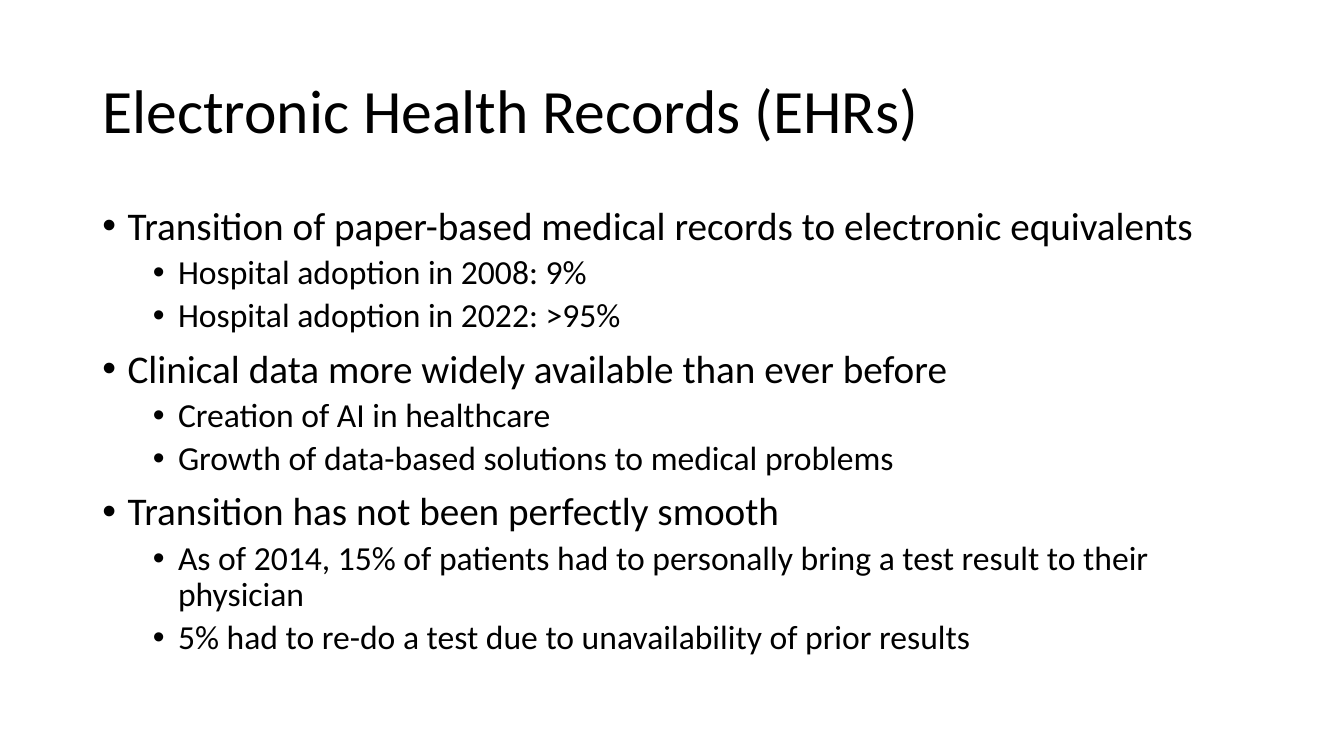
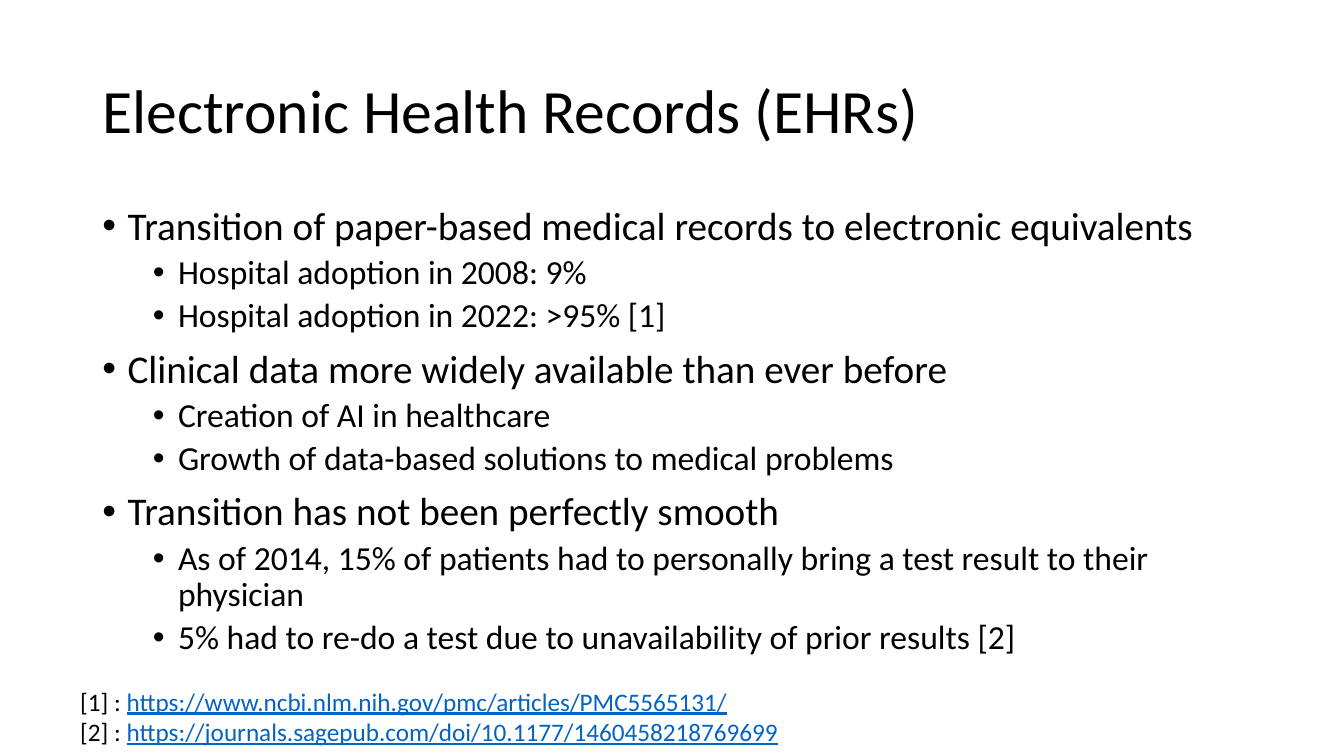
Before and after one commit to hayitsian/DataEngineeringEHRs, a slide deck: slide 2 of Manuscripts & Presentations/Introduction Presentation.pptx. Drawn at 1344x756 pixels with LibreOffice and Linux fonts; fonts in the diff are those of the drawing. Boxes give left, top, right and bottom in pixels: in the first picture for what was removed or moved away, otherwise in the second. Text is boxed around its words. In the diff, an @@ line names an element or a change of style, - is before the commit and + after.

```diff
--- a/Manuscripts & Presentations/Introduction Presentation.pptx
+++ b/Manuscripts & Presentations/Introduction Presentation.pptx
@@ text at <box>178,302,666,333</box>: text changed @@
-  • Hospital adoption in 2022: >95%
+  • Hospital adoption in 2022: >95% [1]
@@ text at <box>178,624,1016,655</box>: text changed @@
-  • 5% had to re-do a test due to unavailability of prior results
+  • 5% had to re-do a test due to unavailability of prior results [2]
@@ text added at <box>80,692,778,746</box>, 18 pt, text #0563C1, underline @@
+[1] : https://www.ncbi.nlm.nih.gov/pmc/articles/PMC5565131/
+[2] : https://journals.sagepub.com/doi/10.1177/1460458218769699
```
Also in this commit, not shown: 3 other files.
